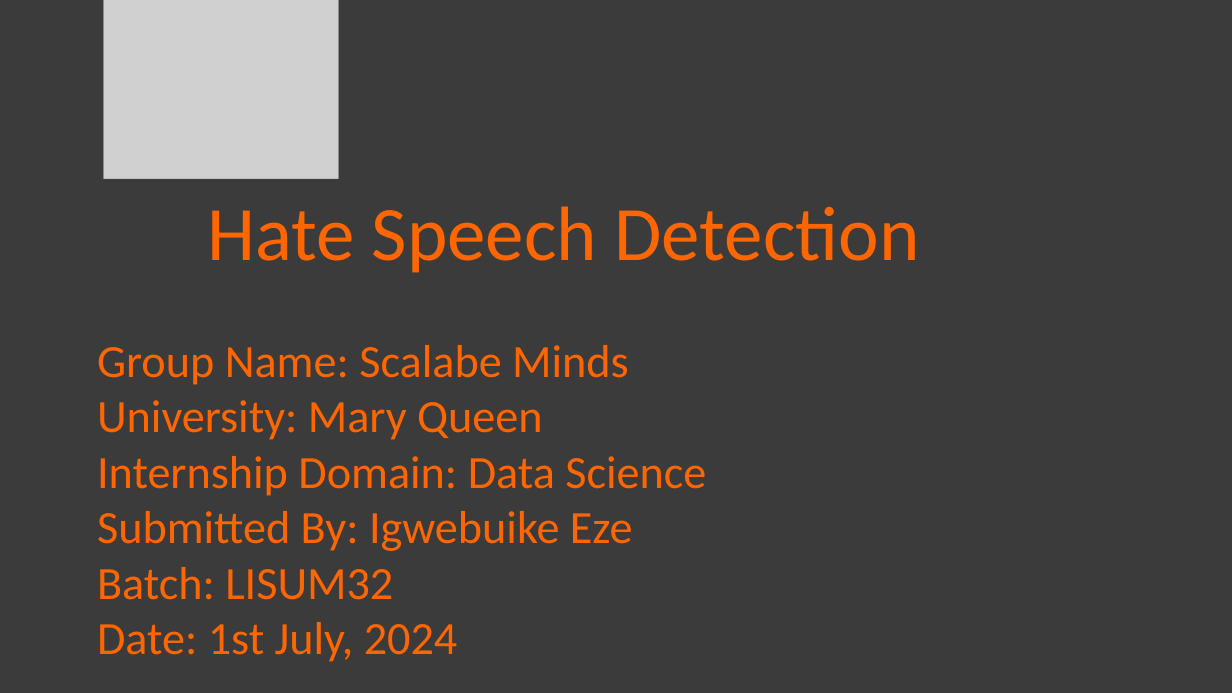
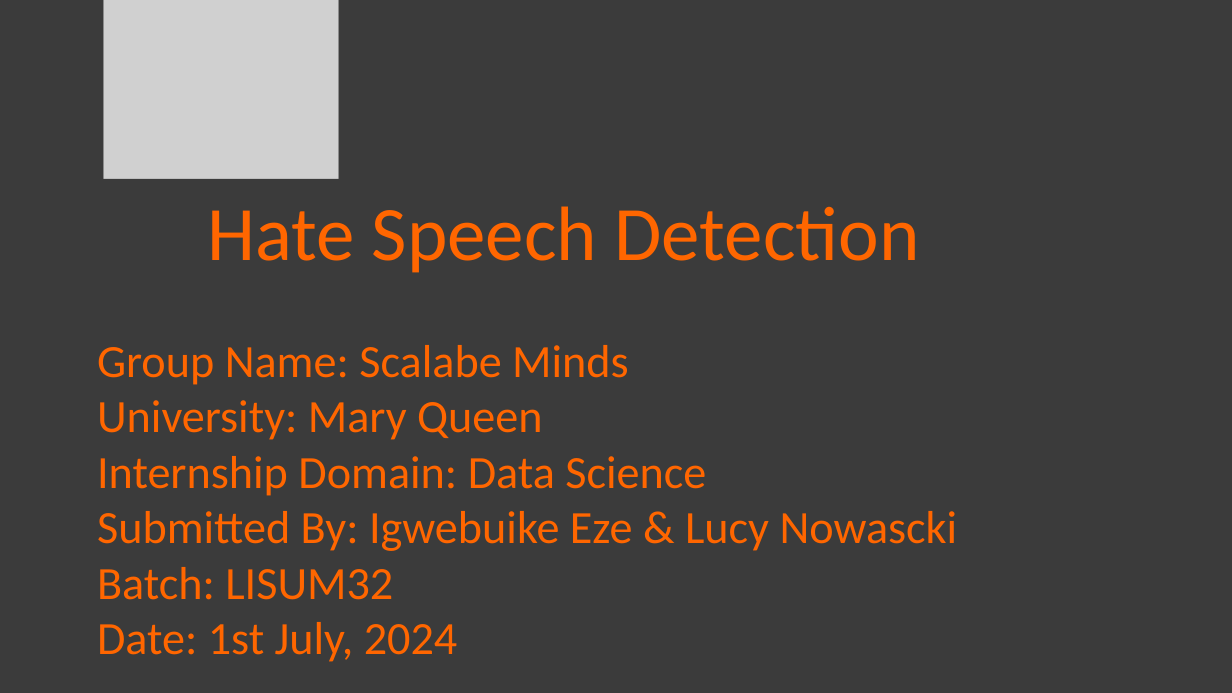
Before and after one commit to samson12193/xLSTM-Hate-Speech, a slide deck: slide 1 of Data Glacier Internship.pptx. Drawn at 1232x693 pixels with LibreOffice and Linux fonts; fonts in the diff are those of the drawing; grey boxes stand for pictures. Boxes give left, top, right and bottom in pixels: in the first picture for what was removed or moved away, otherwise in the second. Text is boxed around its words. In the diff, an @@ line names an element or a change of style, - is before the commit and + after.

```diff
--- a/Data Glacier Internship.pptx
+++ b/Data Glacier Internship.pptx
@@ text at (97,511,958,551): text changed @@
-Submitted By: Igwebuike Eze
+Submitted By: Igwebuike Eze & Lucy Nowascki
```
Also in this commit, not shown: 1 slide added, 1 slide removed.
